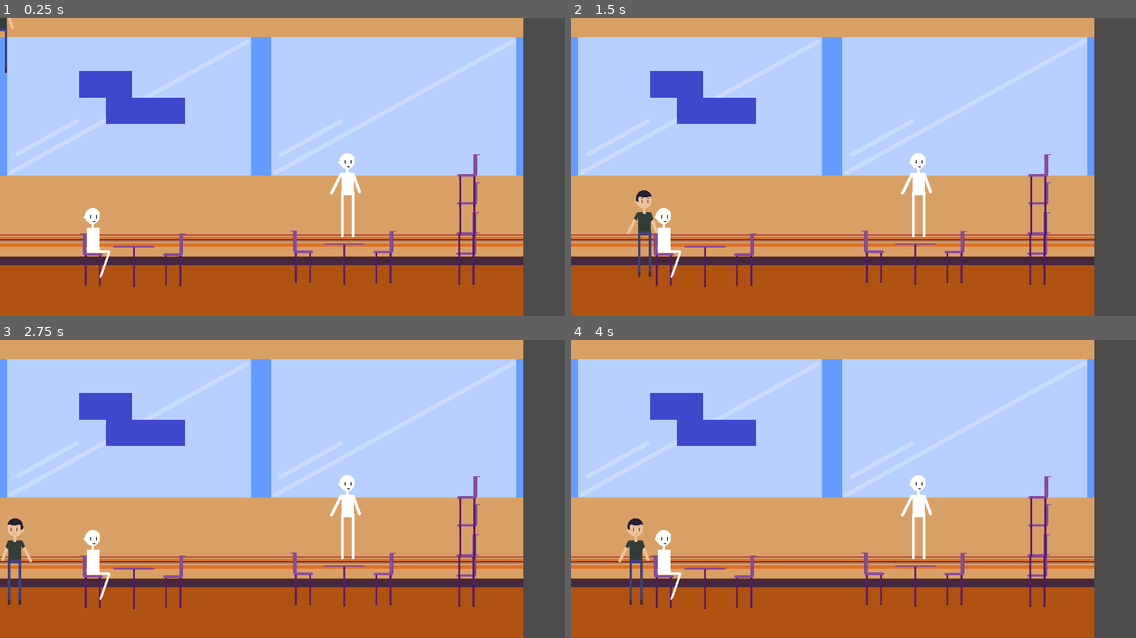
Above: before the commit, frames 1-4 (two rows, left to right).
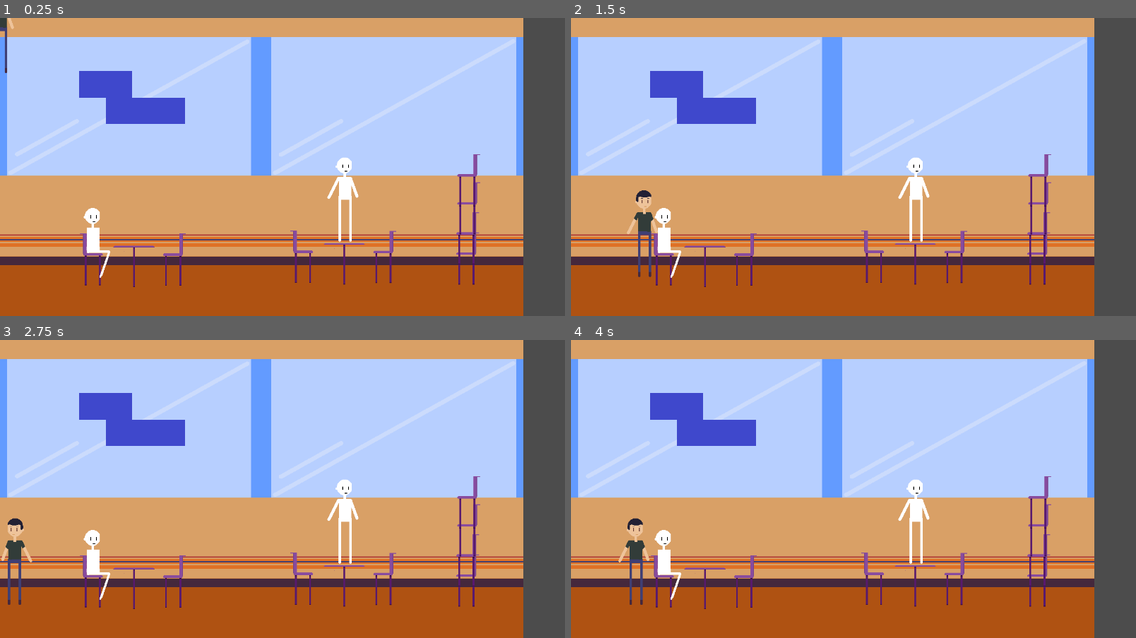
Above: after the commit, the same moments.

Repository: orangeorigins/gamejam_rpg
Game: Godot game, scene res://Scenes/DC.tscn
Same seed, same stepped clock (60 frames per second), same inputs: the game is played once before the commit and once after it.
Inputs:
- Up to frame 1 (0.25 s): no input
- Up to frame 2 (1.5 s): tap Enter (ui_accept) at 0.5, 0.77 s; hold D (right) from 0.53 s (still down)
- Up to frame 3 (2.75 s): tap Enter (ui_accept) at 1.52, 2 s; release D (right) at 2.03 s; hold A (left) from 2.03 s (still down)
- Up to frame 4 (4 s): release A (left) at 2.78 s; hold D (right) from 2.78 s (still down); tap Enter (ui_accept) at 3.02, 3.77 s

The runs differ from the first frame. In frame 1, 0.6% of the frame differs, in the area x 57-64%, y 45-76%; in frame 2, 0.6%; in frame 3, 0.6%; in frame 4, 0.6%.

Commit message:
new DC

Diff:
--- a/project/Scenes/DC.tscn
+++ b/project/Scenes/DC.tscn
@@ -68,5 +68,5 @@
 texture = ExtResource( 6 )
 
 [node name="NPC" parent="." instance=ExtResource( 7 )]
-position = Vector2( 845.263, 413.684 )
+position = Vector2( 838.947, 424.211 )
 dialog = [ "HEY MAN", "ARE YOU READY FOR UNIVERSITY OF RPG??!?", "I LOVE THIS PLACE", "MAN IM SO READY TO GO HERE", "ARE YOU TOO?" ]
